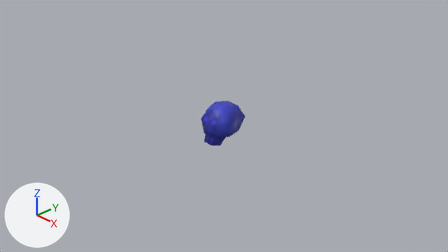
What one commit did to the Blender file WIP/untitled.blend.
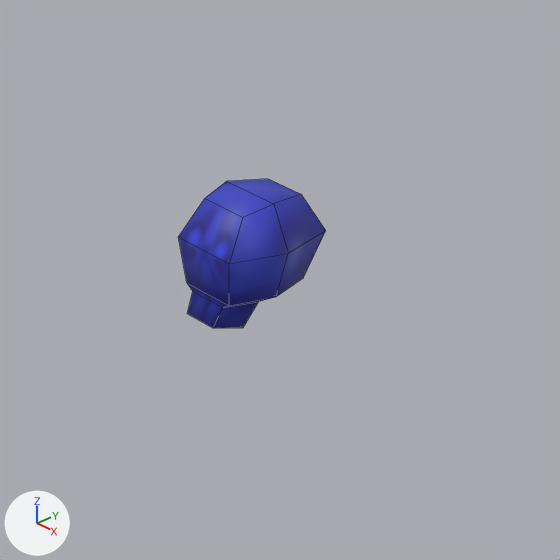
Each version is shown from the file's camera 'Camera', then close up on the part from 33% to 70% of the width and 19% to 85% of the height. The axes (+X, +Y, +Z) are drawn at lower left. The lights are the same throughout. The close-ups show mesh edges as thin lines. The same objects are shown in both versions, whatever each file hides.

Script lines for the objects in view, before the commit:
```python
me_cylinder_001 = bpy.data.meshes.new('Cylinder.001')
me_cylinder_001.from_pydata(...)  # 26 vertices, 24 faces; spans x -0.202..0.211, y -0.265..0.233, z -0.239..0.25
me_cylinder_001.polygons.foreach_set('use_smooth', [True] * 24)
me_cylinder_001.materials.append(mat_material_001)  # picture img_skulls
ob_soul_blue = bpy.data.objects.new('soul_blue', me_cylinder_001)
ob_soul_blue.location = (0.0, 0.0, 0.0)
ob_soul_blue.scale = (1.46, 1.46, 1.46)
```
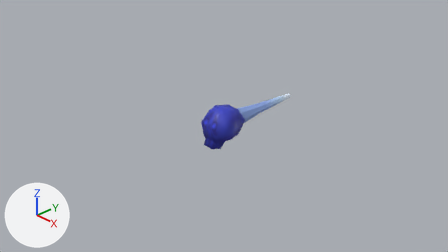
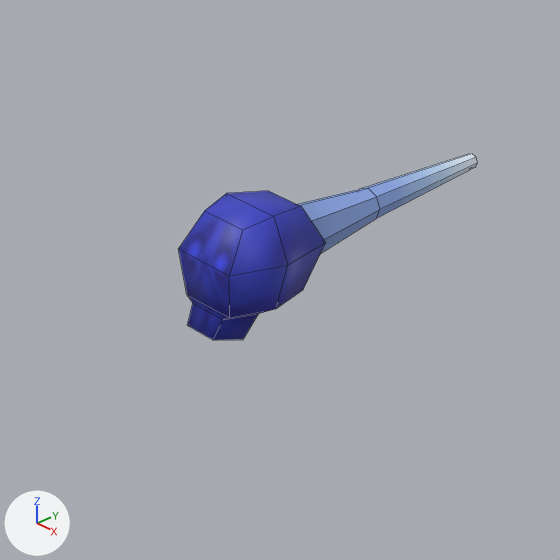
What differs and where, as boxes (x1, y1, x2, y2) in the close-ups (560 x 560 px):
'soul_blue', mesh moved: before (178, 179, 326, 328); after (179, 191, 326, 340)
'Cylinder', added (blue): after (297, 154, 477, 254)

The change, as a diff of the scene's bpy script:
```diff
--- a/WIP/untitled.blend.py
+++ b/WIP/untitled.blend.py
@@ img_effect @@
+img_effect = load_image('effect', 'effect.png', 1024, 1024, 'sRGB')
@@ mat_material_003 @@
+mat_material_003 = principled_material('Material.003')
+mat_material_003.texture = img_effect
@@ me_cylinder_001 @@
 me_cylinder_001.from_pydata(...)  # 26 vertices, 24 faces; spans x -0.202..0.211, y -0.265..0.233, z -0.239..0.25
 # used by ob_soul_blue; location = (0.0, 0.0, 0.0); scale = (1.46, 1.46, 1.46)
+# me_cylinder_001 part 1: the whole mesh is moved by (0.0, 0.0, -0.049)
 me_cylinder_001.materials.append(mat_material_001)
@@ me_cylinder_010 @@
+me_cylinder_010.from_pydata(...)  # 24 vertices, 16 faces; spans x -0.18..0.18, y -0.18..0.18, z 0.22..1.78
+me_cylinder_010.materials.append(mat_material_003)  # picture img_effect
@@ ob_cylinder @@
+ob_cylinder = bpy.data.objects.new('Cylinder', me_cylinder_010)
+ob_cylinder.location = (0.0, 0.0, 0.0)
+ob_cylinder.rotation_euler = (-1.571, 0.0, 0.0)  # degrees (-90, 0, 0)
```
